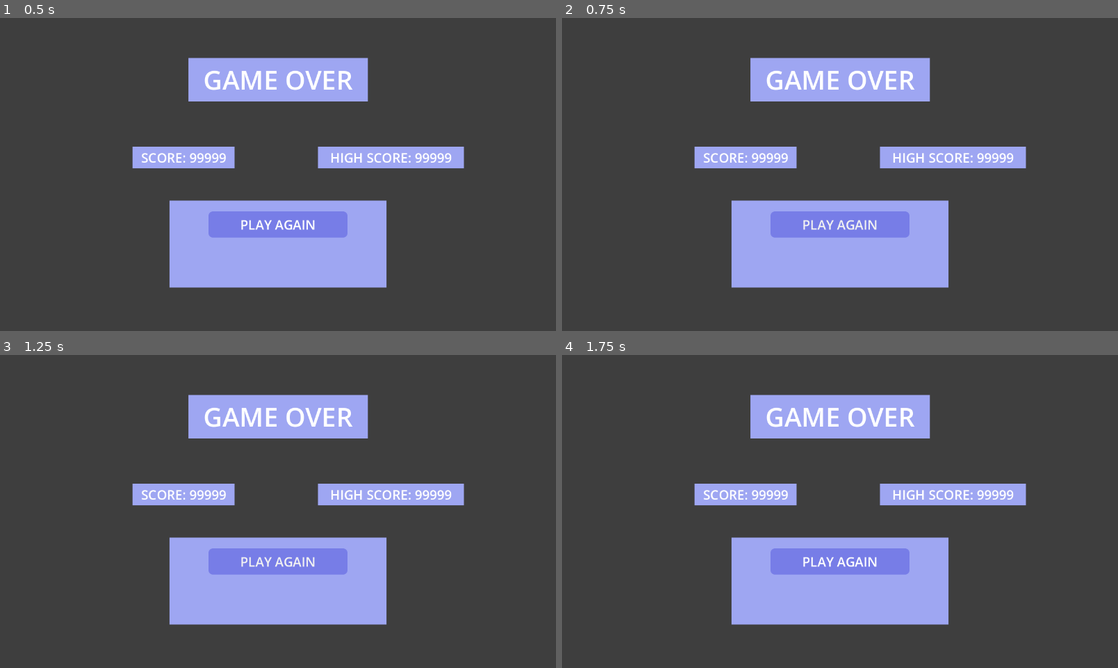
Above: before the commit, frames 1-4 (two rows, left to right).
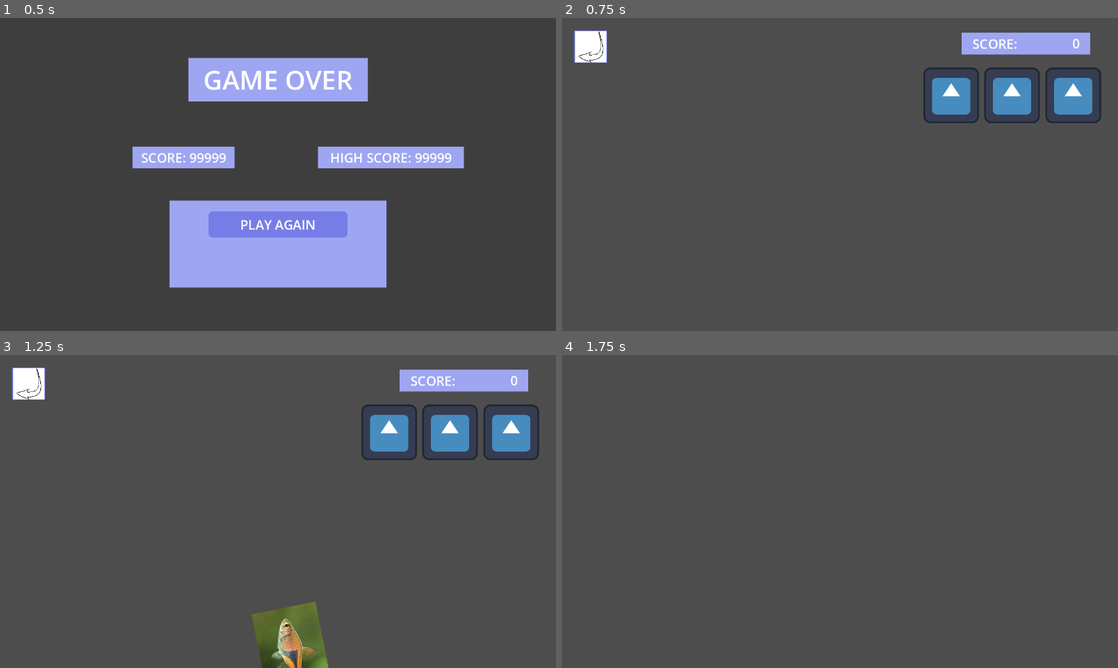
Above: after the commit, the same moments.

Repository: lolyay270/Mobile-Dev-Small
Game: Godot game, scene res://scenes/gameOver.tscn
Two runs of this game, one before a commit and one after it. Both use one fixed random seed, a clock stepped at 60 frames per second and the inputs below. This scene is started directly instead of the project's main scene. The engine's default icon, where the game draws it, is replaced by a stand-in: a white triangle on a blue panel in a dark square.
Inputs (mouse positions are in pixels of both pictures, inside the frame that each line leads up to):
- Up to frame 1 (0.5 s): no input
- Up to frame 2 (0.75 s): click "PLAY AGAIN" at 0.5 s
- Up to frame 3 (1.25 s): no input
- Up to frame 4 (1.75 s): click (589, 383) at 1.27 s

Frame 1 is identical in both runs. In frame 2, 24% of the frame differs, in the area x 2-97%, y 4-87%; in frame 3, 25%, in the area x 2-97%, y 4-100%; in frame 4, 19%.
Error in both runs: Invalid access to property or key 'score' on a base object of type 'null instance'. (res://scripts/UI)

Commit message:
refactor(button): script now generic, load any scene

Diff:
--- a/scenes/game.tscn
+++ b/scenes/game.tscn
@@ -12,7 +12,7 @@
 [ext_resource type="Script" uid="uid://bqgwu72tyshgr" path="res://scripts/UI elements/scoreDisplay.gd" id="4_kvpfn"]
 [ext_resource type="Texture2D" uid="uid://bxk4agd7lba87" path="res://assets/nET.png" id="4_lbhrr"]
 [ext_resource type="Texture2D" uid="uid://24b5josru515" path="res://assets/curveArrow.png" id="4_trtic"]
-[ext_resource type="Script" uid="uid://dav5rnbek6wak" path="res://scripts/UI elements/mainMenuButton.gd" id="5_trtic"]
+[ext_resource type="Script" uid="uid://dav5rnbek6wak" path="res://scripts/UI elements/loadSceneButton.gd" id="5_trtic"]
 [ext_resource type="Script" uid="uid://cqm8c6xroe5wf" path="res://scripts/net.gd" id="6_p57ef"]
 
 [node name="Game" type="Control"]
--- a/scenes/gameOver.tscn
+++ b/scenes/gameOver.tscn
@@ -1,9 +1,10 @@
-[gd_scene load_steps=9 format=3 uid="uid://c35ktvhfe7yf7"]
+[gd_scene load_steps=10 format=3 uid="uid://c35ktvhfe7yf7"]
 
 [ext_resource type="LabelSettings" uid="uid://2gbyhnsfxrd8" path="res://themes/title label.tres" id="1_dh54o"]
 [ext_resource type="Script" uid="uid://b5i0hbk7csm8i" path="res://scripts/UI elements/gameOver.gd" id="1_gob2e"]
 [ext_resource type="LabelSettings" uid="uid://bvobu3r28jhvx" path="res://themes/sub heading label.tres" id="2_gob2e"]
 [ext_resource type="Theme" uid="uid://cv4hxqc66pyku" path="res://themes/option buttons/option buttons.tres" id="4_d1w46"]
+[ext_resource type="Script" uid="uid://dav5rnbek6wak" path="res://scripts/UI elements/loadSceneButton.gd" id="5_lwyln"]
 
 [sub_resource type="LabelSettings" id="LabelSettings_dh54o"]
 font_size = 40
@@ -191,6 +192,8 @@
 grow_vertical = 2
 theme = ExtResource("4_d1w46")
 text = "PLAY AGAIN"
+script = ExtResource("5_lwyln")
+sceneToLoad = "res://scenes/game.tscn"
 
 [node name="new high score" type="Label" parent="BG"]
 visible = false
@@ -224,4 +227,4 @@
 &"": SubResource("AnimationLibrary_lwyln")
 }
 
-[connection signal="button_up" from="BG/SELECTIONS/new game" to="." method="_on_new_game_button_up"]
+[connection signal="button_up" from="BG/SELECTIONS/new game" to="BG/SELECTIONS/new game" method="_on_button_up"]
--- a/scripts/UI elements/gameOver.gd
+++ b/scripts/UI elements/gameOver.gd
@@ -22,10 +22,6 @@
 	highscoreDisplay.text = "HIGH SCORE: " + str(GameManager.highScore)
 
 
-func _on_new_game_button_up() -> void:
-	get_tree().reload_current_scene()
-
-
 func manageHighScore():
 	GameManager.highScore = scoreManager.score
 	SaveData.save_game()
--- /dev/null
+++ b/scripts/UI elements/loadSceneButton.gd
@@ -0,0 +1,13 @@
+"""
+This script allows any button to load any scene
+"""
+
+extends Button
+
+# scene can be changed on each button this is added to, default mainMenu
+@export var sceneToLoad: String = "res://scenes/mainMenu.tscn"
+
+
+func _on_button_up() -> void:
+	get_tree().change_scene_to_file(sceneToLoad)
+	print("attempted to load ", sceneToLoad)
--- a/scripts/UI elements/mainMenuButton.gd
+++ /dev/null
@@ -1,7 +0,0 @@
-extends Button
-
-var menuScene: PackedScene = preload("res://scenes/mainMenu.tscn")
-
-
-func _on_button_up() -> void:
-	get_tree().change_scene_to_packed(menuScene)
Renamed: scripts/UI elements/mainMenuButton.gd.uid -> scripts/UI elements/loadSceneButton.gd.uid
